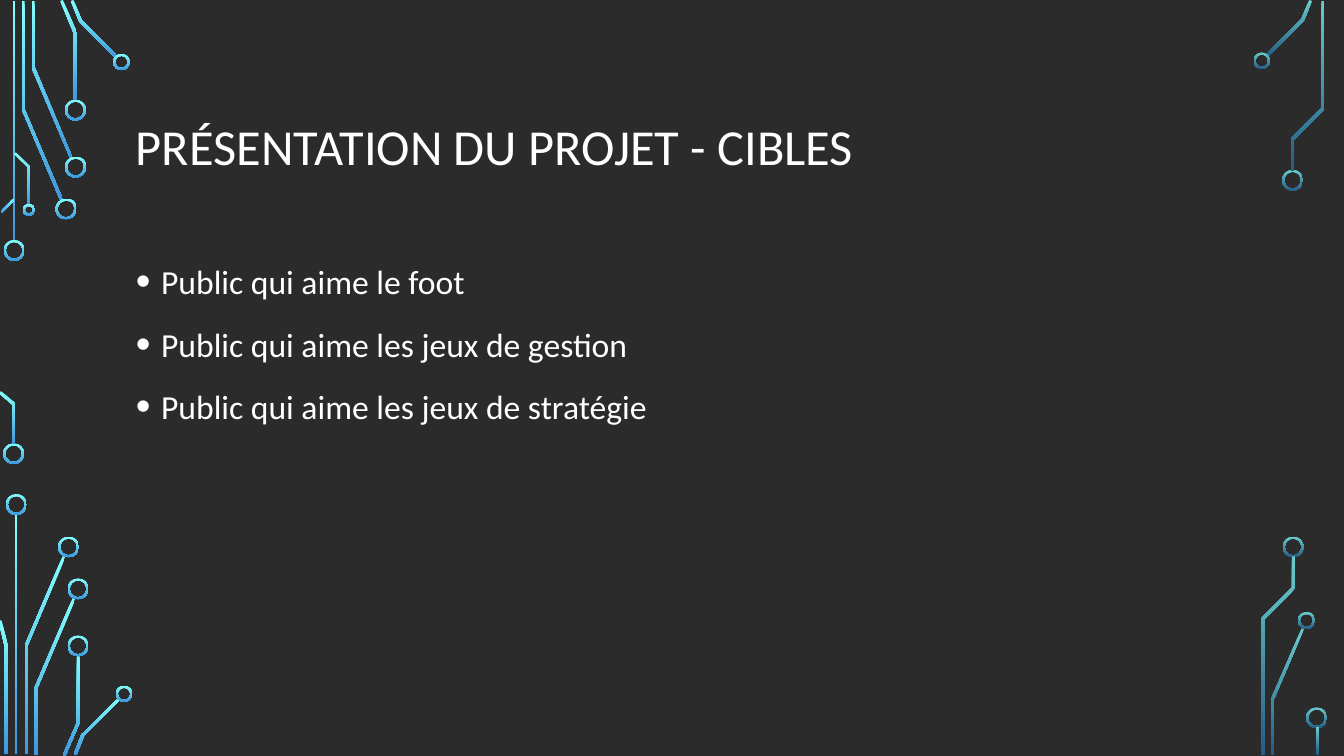
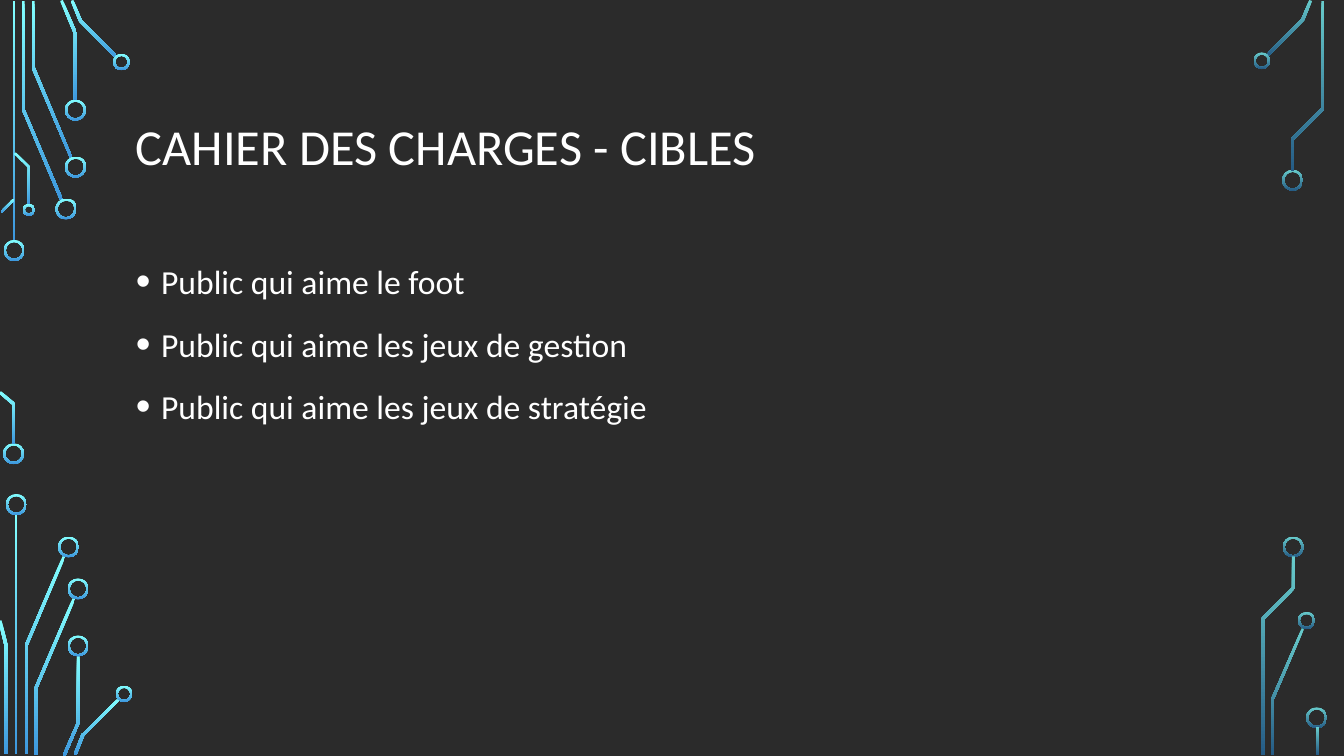
Before and after one commit to errazur/ProjetWeb, a slide deck: slide 5 of Conception-prealable/Stars of football.odp (slide 4 before the commit). Drawn at 1344x756 pixels with LibreOffice and Linux fonts; fonts in the diff are those of the drawing; background and template pictures are left out; a plain dark background stands for a picture behind light text. Boxes give left, top, right and bottom in pixels: in the first picture for what was removed or moved away, otherwise in the second. Text is boxed around its words. In the diff, an @@ line names an element or a change of style, - is before the commit and + after.

```diff
--- a/Conception-prealable/Stars of football.odp
+++ b/Conception-prealable/Stars of football.odp
@@ title at <box>136,132,755,166</box>: text changed @@
-PRÉSENTATION DU PROJET - CIBLES
+CAHIER DES CHARGES - CIBLES
```
Also in this commit, not shown: 9 other slides changed, 10 slides added, 15 slides removed, 14 other files.
